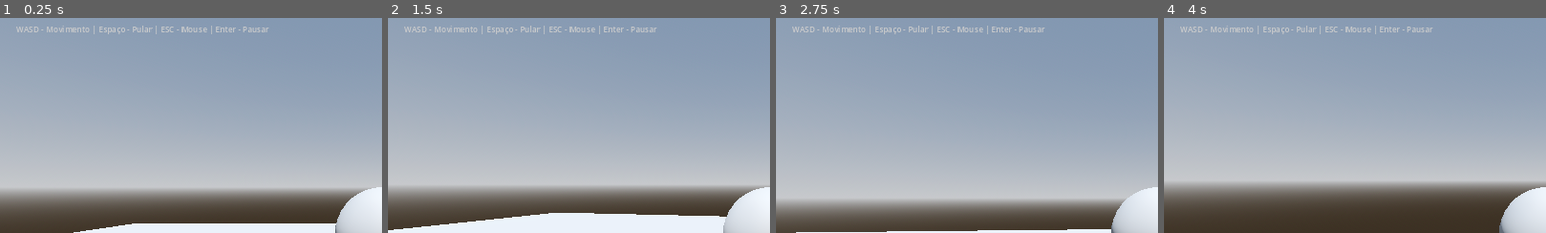
Above: before the commit, frames 1-4 (left to right).
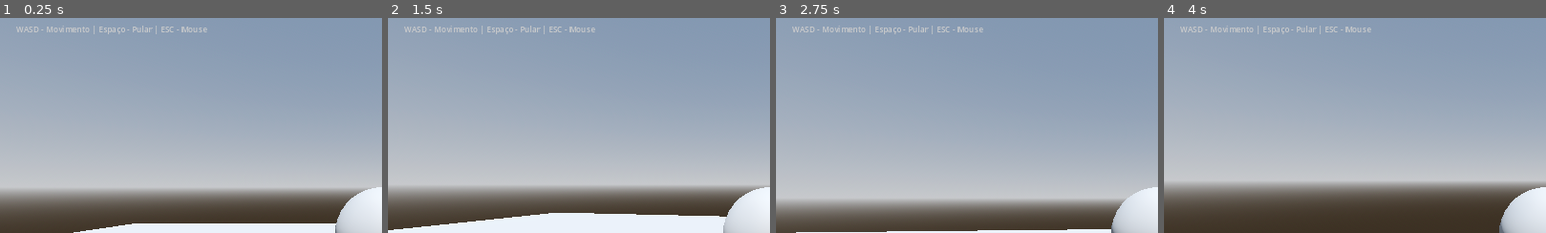
Above: after the commit, the same moments.

Repository: g0dux/NovaDeva
Game: Godot game, scene res://scenes/main/main.tscn
The game is run twice, just before and just after one commit, with the same random seed, the same clock (stepped at 60 frames per second) and the same inputs.
Inputs (mouse positions are % of the whole screen's width and height, from its top left):
- Up to frame 1 (0.25 s): no input
- Up to frame 2 (1.5 s): move the mouse to (55, 50) at 0.52 s; hold W (move_forward) from 0.53 s (still down); tap Space (jump) at 0.77 s; move the mouse to (45, 50) at 1.27 s
- Up to frame 3 (2.75 s): keep holding W (move_forward); tap Space (jump) at 1.52 s; move the mouse to (52, 48) at 2.02 s
- Up to frame 4 (4 s): keep holding W (move_forward); move the mouse to (49, 52) at 2.77 s; tap Space (jump) at 3.02, 3.77 s; move the mouse to (57, 51) at 3.52 s
The pictures show only the part of the screen within x 0-50%, y 11-61%; the shares and areas given below are measured in that part.

The runs differ from the first frame. In frame 1, 0.2% of the frame differs, in the area x 55-71%, y 3-8%; in frame 2, 0.2%; in frame 3, 0.2%; in frame 4, 0.2%.

Commit message:
refactor: Remove pause/freeze system completely
Based on user feedback, the pause/freeze mechanic doesn't fit the game flow.

Changes:
- Remove PAUSED state from GameManager enum
- Remove toggle_pause() function and _input handler
- Remove ui_pause input mapping (Enter key)
- Remove process_mode and get_tree().paused calls
- Update HUD to remove pause state display
- Update control instructions (removed Enter key)
- Update all documentation (PROJETO_GODOT.md, PROJECT_OVERVIEW.md, etc)

Result: Game now runs continuously without any freeze/pause interruption.
F5 plays smoothly, Enter key does nothing.

Co-authored-by: andha0 <g0dux@users.noreply.github.com>

Diff:
--- a/project.godot
+++ b/project.godot
@@ -54,11 +54,6 @@
 "events": [Object(InputEventKey,"resource_local_to_scene":false,"resource_name":"","device":-1,"window_id":0,"alt_press …(191 unchanged characters)…
 ]
 }
-ui_pause={
-"deadzone": 0.5,
-"events": [Object(InputEventKey,"resource_local_to_scene":false,"resource_name":"","device":-1,"window_id":0,"alt_pressed":false,"shift_pressed":false,"ctrl_pressed":false,"meta_pressed":false,"pressed":false,"keycode":0,"physical_keycode":4194305,"key_label":0,"unicode":0,"location":0,"echo":false,"script":null)
-]
-}
 
 [rendering]
 
--- a/scenes/ui/hud.tscn
+++ b/scenes/ui/hud.tscn
@@ -31,7 +31,7 @@
 layout_mode = 2
 theme_override_colors/font_color = Color(0.8, 0.8, 0.8, 1)
 theme_override_font_sizes/font_size = 20
-text = "WASD - Movimento | Espaço - Pular | ESC - Mouse | Enter - Pausar"
+text = "WASD - Movimento | Espaço - Pular | ESC - Mouse"
 
 [node name="TopRight" type="MarginContainer" parent="."]
 anchors_preset = 1
--- a/scripts/autoload/game_manager.gd
+++ b/scripts/autoload/game_manager.gd
@@ -2,7 +2,7 @@
 ## Game Manager - Singleton para gerenciar estado global do jogo
 ##
 ## Este autoload gerencia sistemas centrais como:
-## - Estado do jogo (menu, gameplay, pause)
+## - Estado do jogo (menu, gameplay)
 ## - Transições entre cenas
 ## - Configurações globais
 ## - Sistema de eventos
@@ -12,7 +12,6 @@
 enum GameState {
 	MENU,
 	PLAYING,
-	PAUSED,
 	LOADING
 }
 
@@ -27,26 +26,10 @@
 
 func _ready() -> void:
 	print("GameManager iniciado")
-	process_mode = Node.PROCESS_MODE_ALWAYS
-
-
-func _input(event: InputEvent) -> void:
-	if event.is_action_pressed("ui_pause"):
-		toggle_pause()
-
-
-func toggle_pause() -> void:
-	if current_state == GameState.PLAYING:
-		current_state = GameState.PAUSED
-		get_tree().paused = true
-	elif current_state == GameState.PAUSED:
-		current_state = GameState.PLAYING
-		get_tree().paused = false
 
 
 func start_game() -> void:
 	current_state = GameState.PLAYING
-	get_tree().paused = false
 
 
 func load_scene(scene_path: String) -> void:
--- a/scripts/ui/hud.gd
+++ b/scripts/ui/hud.gd
@@ -26,7 +26,5 @@
 			state_label.text = "[MENU]"
 		GameManager.GameState.PLAYING:
 			state_label.text = "[JOGANDO]"
-		GameManager.GameState.PAUSED:
-			state_label.text = "[PAUSADO]"
 		GameManager.GameState.LOADING:
 			state_label.text = "[CARREGANDO]"
Not shown, changed: BOOTSTRAP_SUMMARY.md
Not shown, changed: PROJECT_OVERVIEW.md
Not shown, changed: PROJETO_GODOT.md
Not shown, changed: VERIFICATION_CHECKLIST.md
